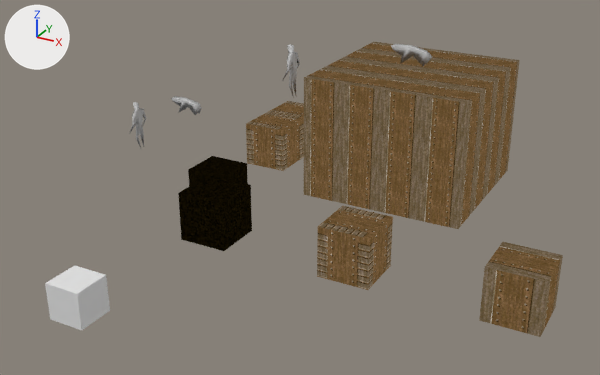
One commit to the Blender file levelwuvmap.blend: the scene before it, then after it.
Before and after are seen from a camera (50 mm lens) standing at (11.03, -14.61, 8.48) and looking at (2.32, 1.23, 0.56). The axes (+X, +Y, +Z) are drawn at upper left. The lights are the same throughout.
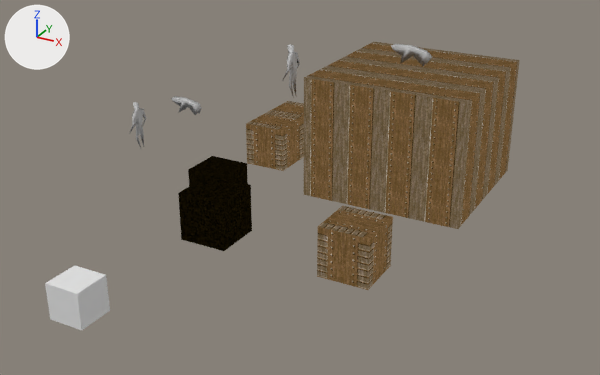
What differs and where, as boxes (x1, y1, x2, y2) in the pictures (600 x 375 px):
'Cube2', deleted
    before: (479, 242, 563, 337)

Edits to the bpy script that builds the scene:
```text
Remove ob_cube2:
    ob_cube2 = bpy.data.objects.new('Cube2', me_cube2)
    ob_cube2.location = (8.0, -3.0, 1.0)
```
